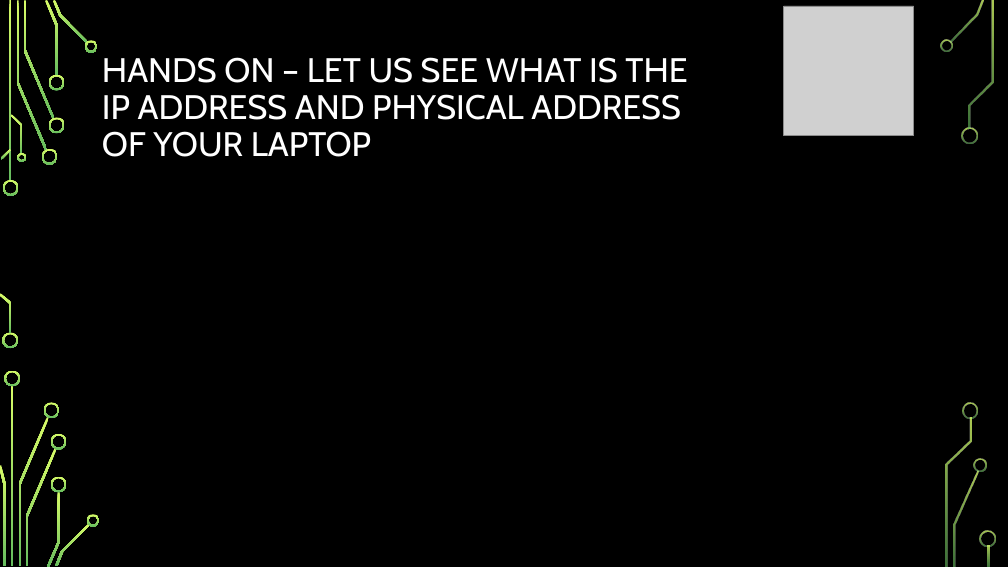
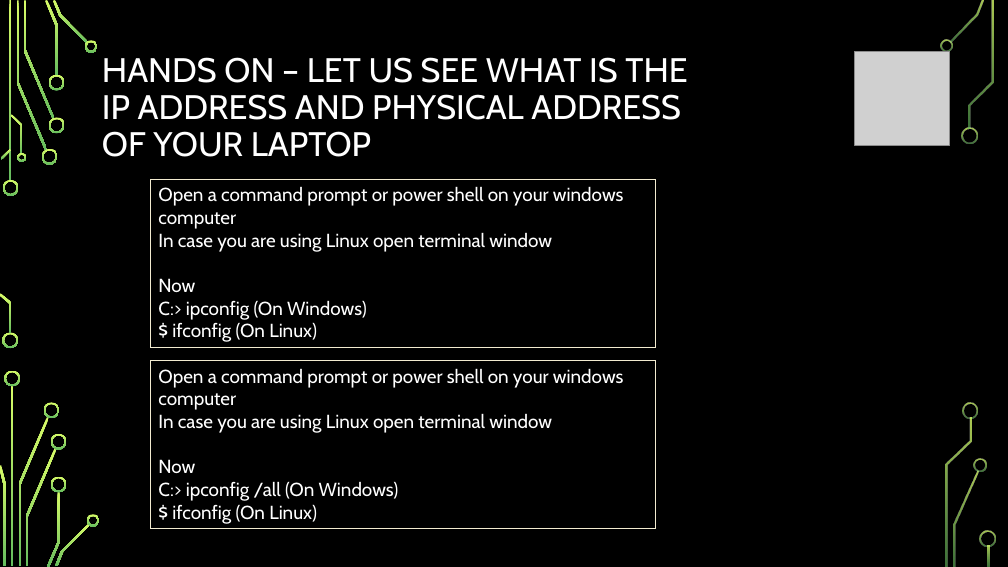
Before and after one commit to girishsukukumar/IoTWorkshop, a slide deck: slide 19 of Module-1.pptx. Drawn at 1008x567 pixels with LibreOffice and Linux fonts; fonts in the diff are those of the drawing; grey boxes stand for pictures; background and template pictures are left out. Boxes give left, top, right and bottom in pixels: in the first picture for what was removed or moved away, otherwise in the second. Text is boxed around its words. In the diff, an @@ line names an element or a change of style, - is before the commit and + after.

```diff
--- a/Module-1.pptx
+++ b/Module-1.pptx
@@ picture resized from (x1=784, y1=6, x2=914, y2=136) to (x1=855, y1=51, x2=950, y2=146) @@
@@ rectangle added at (x1=151, y1=179, x2=656, y2=347), outline #F2EBD1 0.75 pt, 18 pt, text #FFFFFF @@
+Open a command prompt or power shell on your windows computer
+In case you are using Linux open terminal window
+Now
+C:> ipconfig (On Windows)
+$ ifconfig (On Linux)
@@ rectangle added at (x1=151, y1=361, x2=656, y2=529), outline #F2EBD1 0.75 pt, 18 pt, text #FFFFFF @@
+Open a command prompt or power shell on your windows computer
+In case you are using Linux open terminal window
+Now
+C:> ipconfig /all (On Windows)
+$ ifconfig (On Linux)
```
Also in this commit, not shown: 5 other slides changed, 6 slides added.
